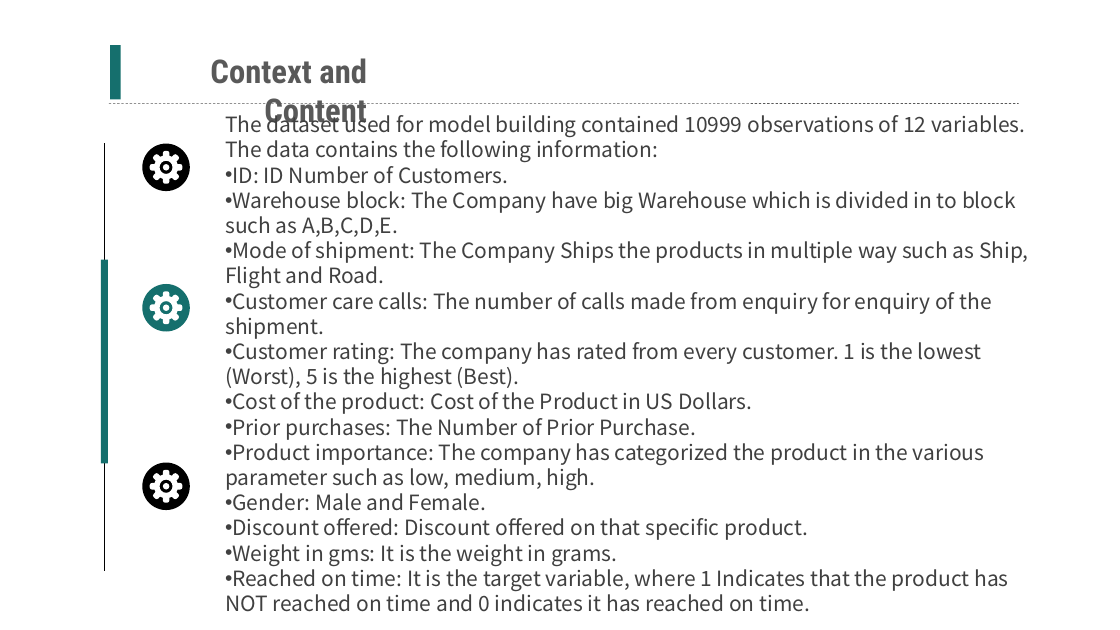
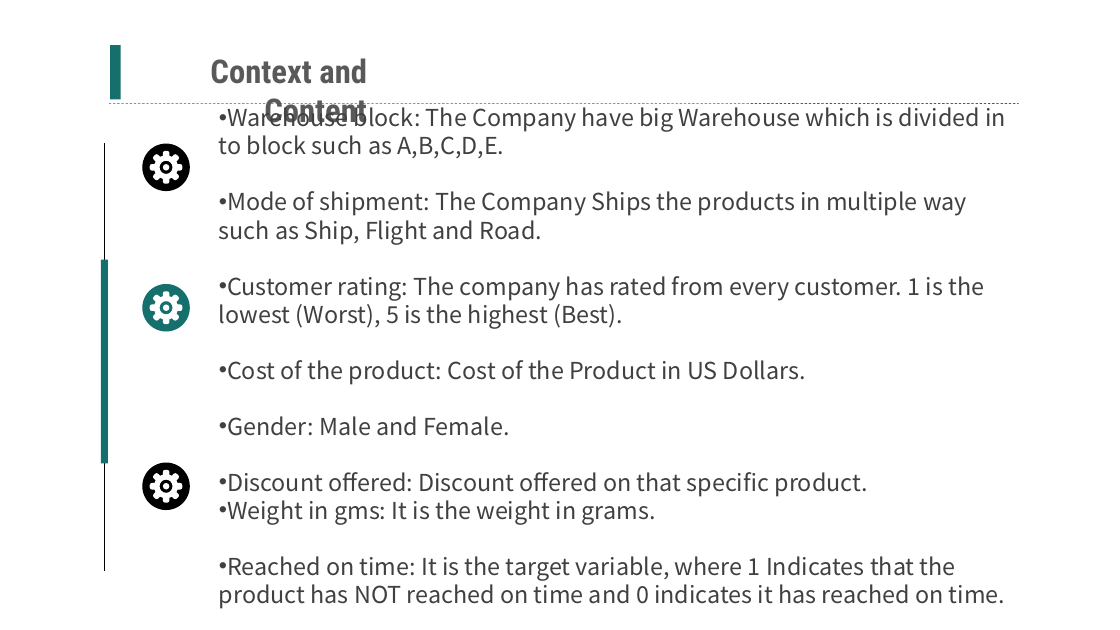
Before and after one commit to ChengQiukai/Team4_final_project, a slide deck: slide 4 of team-4.pptx. Drawn at 1120x630 pixels with LibreOffice and Linux fonts; fonts in the diff are those of the drawing. Boxes give left, top, right and bottom in pixels: in the first picture for what was removed or moved away, otherwise in the second. Text is boxed around its words. In the diff, an @@ line names an element or a change of style, - is before the commit and + after.

```diff
--- a/team-4.pptx
+++ b/team-4.pptx
@@ text "Warehouse block: The Company have ...": place and size @@
-text "Warehouse block: The Company have ..." at box(225, 111, 1029, 612)
+text "Warehouse block: The Company have ..." at box(219, 103, 1006, 609)
@@ text "Warehouse block: The Company have ..." at box(219, 103, 1006, 609): size 18 to 20 pt @@
@@ text at box(225, 111, 1025, 184): paragraphs removed @@
-The dataset used for model building contained 10999 observations of 12 variables.
-The data contains the following information:
-• ID: ID Number of Customers.
@@ text at box(225, 288, 991, 339): paragraph removed @@
-• Customer care calls: The number of calls made from enquiry for enquiry of the shipment.
@@ text at box(225, 418, 984, 490): paragraphs removed @@
-• Prior purchases: The Number of Prior Purchase.
-• Product importance: The company has categorized the product in the various parameter such as low, medium, high.
```
Also in this commit, not shown: 2 other slides changed.
